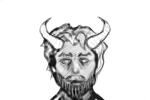
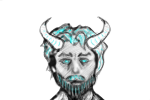
Layers edited between the first and the second 150 x 100 image:
renamed "Calque 6" to "Calque 8", painted on it over [43, 24, 109, 100]
